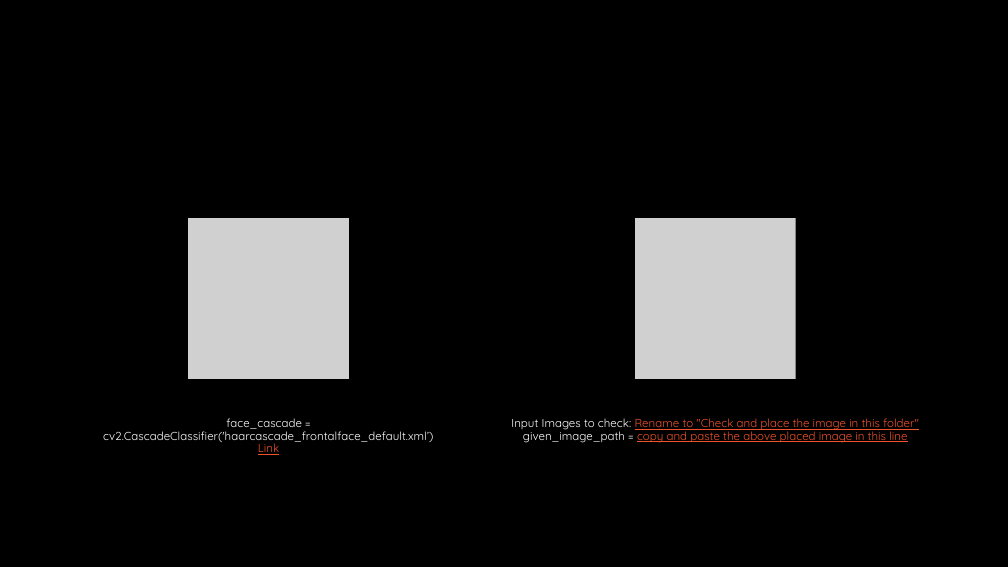
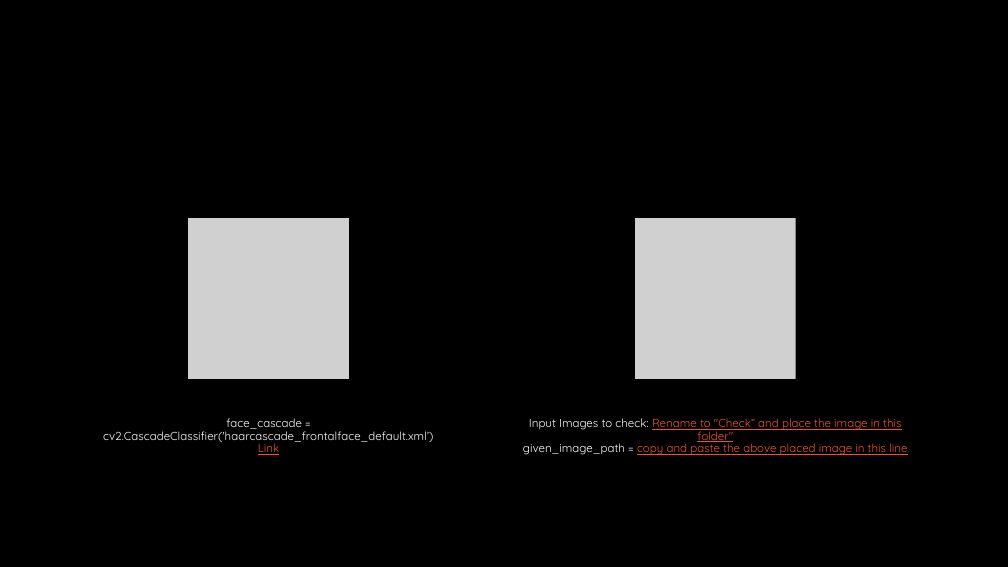
Before and after one commit to sahithkumar1999/Shape-matching-using-a-dynamic-time-warping-algorithm, a slide deck: slide 6 of Documentation/Project task 1- group 4.pptx. Drawn at 1008x567 pixels with LibreOffice and Linux fonts; fonts in the diff are those of the drawing; grey boxes stand for pictures; background and template pictures are left out. Boxes give left, top, right and bottom in pixels: in the first picture for what was removed or moved away, otherwise in the second. Text is boxed around its words. In the diff, an @@ line names an element or a change of style, - is before the commit and + after.

```diff
--- a/Documentation/Project task 1- group 4.pptx
+++ b/Documentation/Project task 1- group 4.pptx
@@ text at (x1=523, y1=418, x2=907, y2=455): text changed @@
-Input Images to check: Rename to "Check and place the image in this folder"
-given_image_path = copy and paste the above placed image in this line
+Input Images to check: Rename to "Check” and place the image in this folder"
+given_image_path = copy and paste the above placed image in this line
```
Also in this commit, not shown: 1 other slide changed, 2 slides added, 3 other files.
